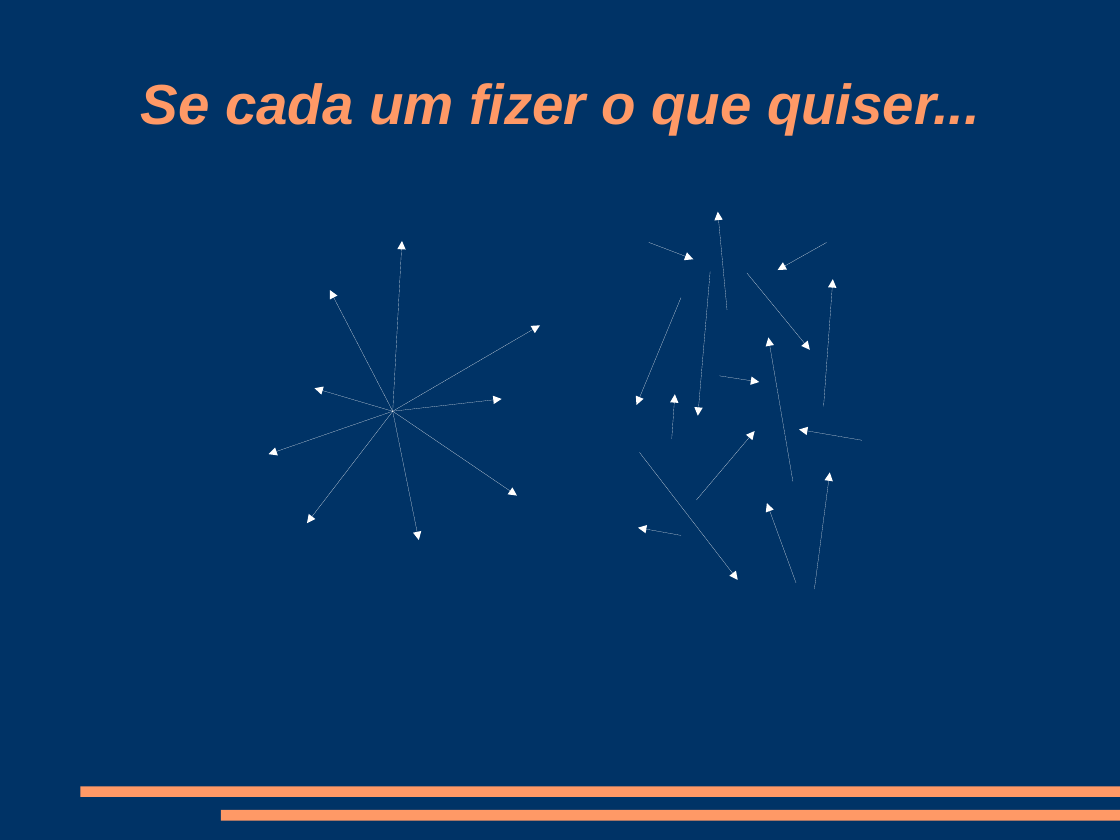
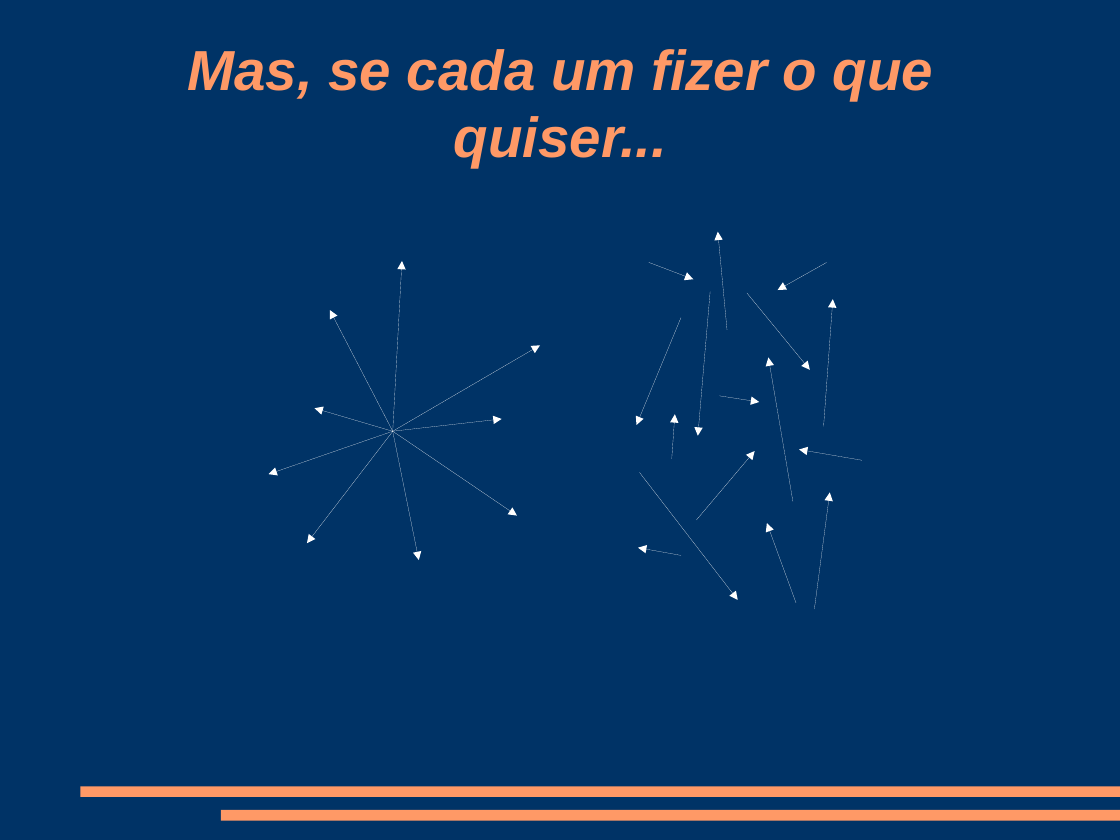
Before and after one commit to mptrv/docpcrista, a slide deck: slide 10 of docpcrista-orientacoes_da_dinamica.odp (slide 9 before the commit). Drawn at 1120x840 pixels with LibreOffice and Linux fonts; fonts in the diff are those of the drawing. Boxes give left, top, right and bottom in pixels: in the first picture for what was removed or moved away, otherwise in the second. Text is boxed around its words. In the diff, an @@ line names an element or a change of style, - is before the commit and + after.

```diff
--- a/docpcrista-orientacoes_da_dinamica.odp
+++ b/docpcrista-orientacoes_da_dinamica.odp
@@ title at box(188, 49, 933, 168): text changed @@
-Se cada um fizer o que quiser...
+Mas, se cada um fizer o que quiser...
@@ 25 arrows: place and size @@
-25 arrows at box(268, 211, 862, 589)
+25 arrows at box(268, 232, 862, 609)
```
Also in this commit, not shown: 12 other slides changed, 16 slides added, 1 slide removed, 1 other file.
